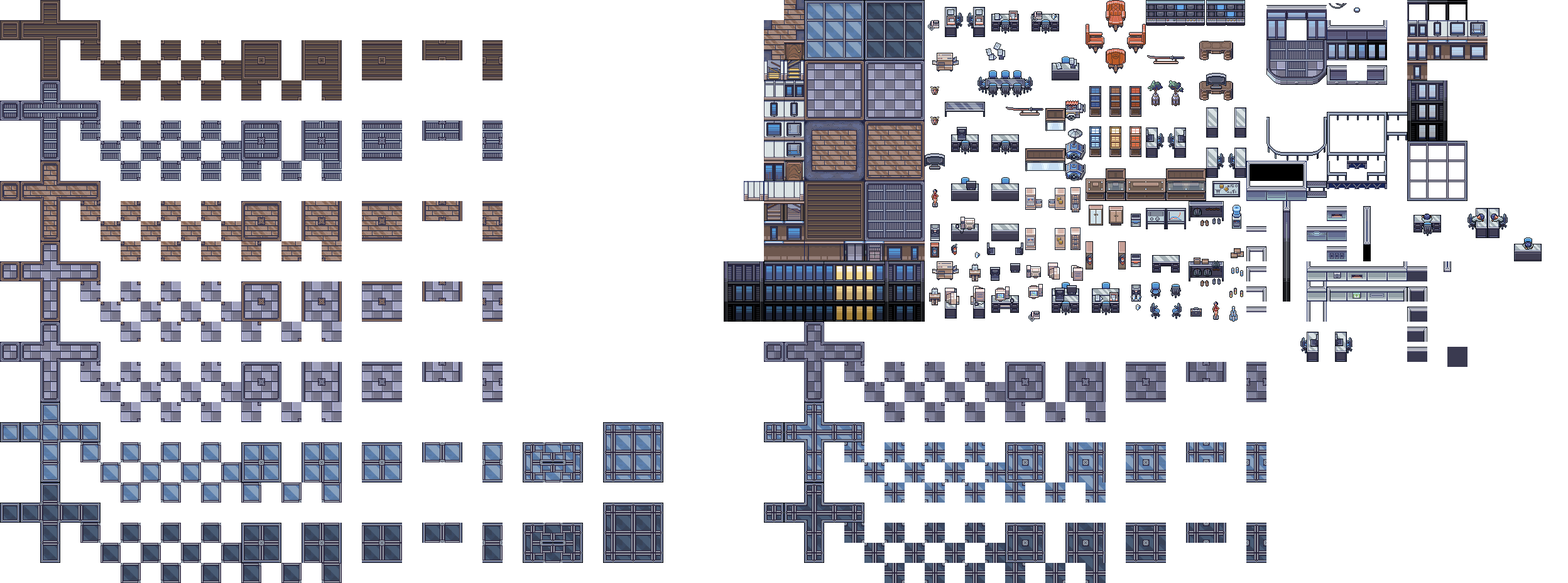
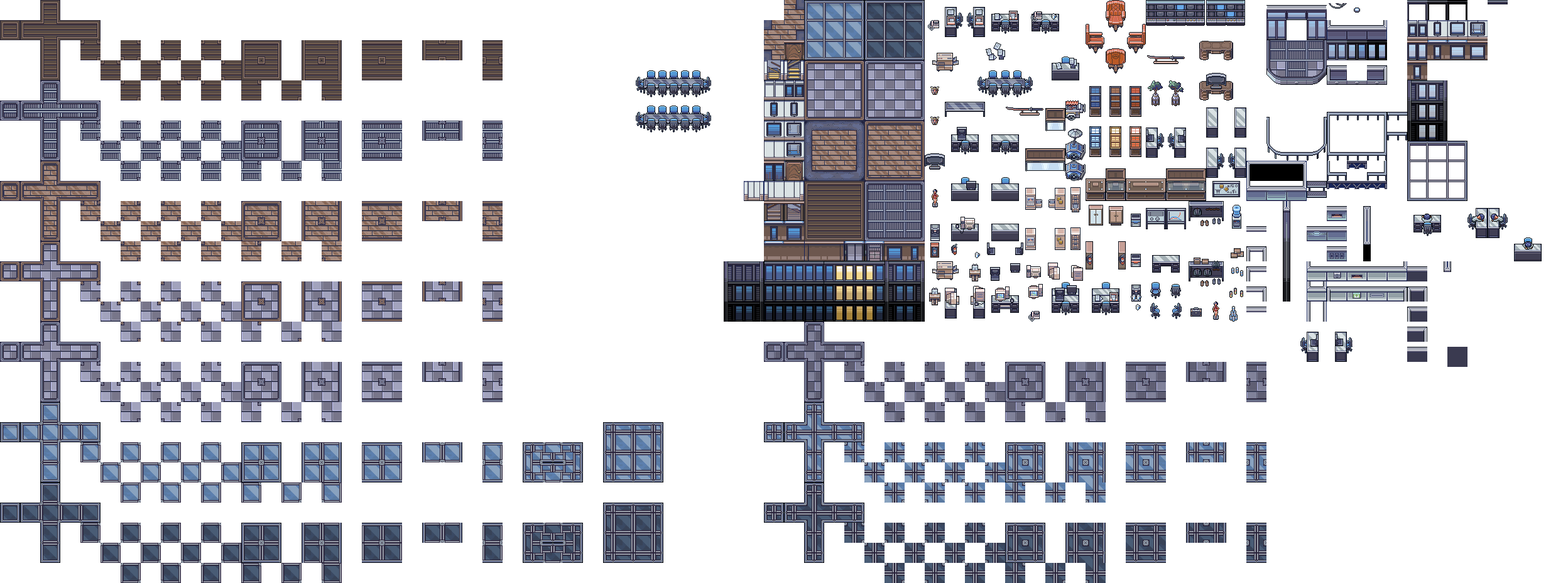
Layer changes from the first 1568x583 image to the second:
added group "Advanced Table copy" with 3 layers above "Advanced Table" over [635, 105, 712, 133]
added layer "Chair Bottom" (1st of 2, in "Advanced Table copy") in group "Advanced Table copy" over [645, 118, 702, 133]
added layer "Chairs TOp" (1st of 2, in "Advanced Table copy") in group "Advanced Table copy" over [646, 105, 702, 114]
added layer "Layer 14" (1st of 2, in "Advanced Table copy") in group "Advanced Table copy" over [635, 111, 712, 129]
added group "Advanced Table" with 3 layers above "Group 1" over [635, 70, 712, 98]
added layer "Chair Bottom" (2nd of 2, in "Advanced Table") in group "Advanced Table" over [645, 82, 702, 98]
added layer "Chairs TOp" (2nd of 2, in "Advanced Table") in group "Advanced Table" over [646, 70, 702, 79]
added layer "Layer 14" (2nd of 2, in "Advanced Table") in group "Advanced Table" over [635, 76, 712, 94]
renamed "Layer 2" to "Layer 15", moved it above "Base", painted on it over [635, 0, 1508, 133]
renamed "Layer 6" to "Base", painted on it over [635, 0, 1508, 133]
